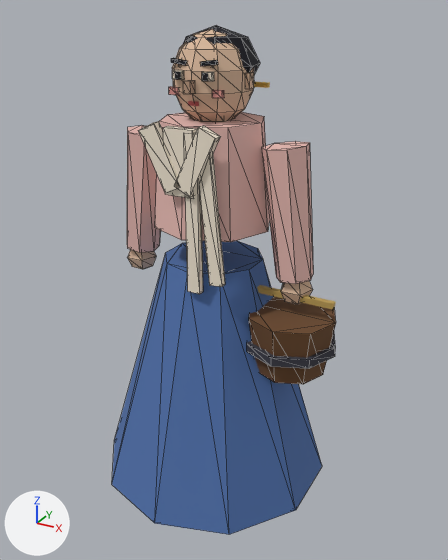
The glTF model unity/Assets/Resources/Models/Npc/npc_N107.glb: old version first, new version second.
One viewpoint serves both versions: a 50 mm camera at (0.918, -1.602, 1.654) aimed at (0.027, 0.019, 0.844). Arrows for +X, +Y and +Z are at lower left; the lights stay in place. The older version comes first. Mesh edges are drawn as thin lines on the coarser meshes. Vertices at exactly the same position are counted once.

Objects in the first picture: 'npc_N107_part0', 'npc_N107_part1', 'npc_N107_part10', 'npc_N107_part11', 'npc_N107_part2', 'npc_N107_part3', 'npc_N107_part5' and 6 more.
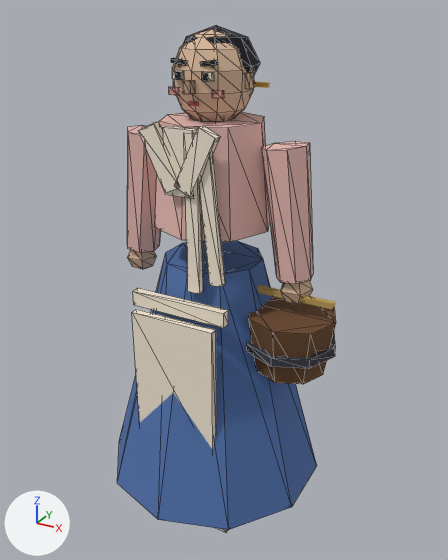
Boxes [x1, y1, x2, y2] around the edits, measured in the pictures (448 x 560 px; the box of a moved part takes in the faces that stretch with it):
```json
{"object": "npc_N107_part0", "change": "reshaped", "before": [112, 241, 322, 534], "after": [117, 241, 317, 530]}
{"object": "npc_N107_part1", "change": "reshaped", "before": [139, 70, 225, 294], "after": [132, 70, 228, 532]}
{"part": 1, "of": "me_npc_n107_0", "change": "moved or reshaped", "before": [112, 257, 322, 534], "after": [117, 257, 317, 530]}
{"part": 2, "of": "me_npc_n107_1", "change": "added", "after": [132, 309, 216, 450], "on screen": "pale yellow"}
{"part": 3, "of": "me_npc_n107_1", "change": "added", "after": [133, 288, 228, 328], "on screen": "pale yellow"}
```

Edits to the scene script, one JSON object a line:
```json
{"block": "me_npc_n107_0", "where": "# used by ob_npc_n107_part0; location = (0.0, 0.0, 0.0)"}
{"op": "remove", "block": "me_npc_n107_0", "code": "me_npc_n107_0.from_pydata(...)  # 20 vertices, 36 faces; spans x -0.371..0.371, y -0.391..0.391, z 0.149..0.93"}
{"op": "add", "block": "me_npc_n107_0", "code": "me_npc_n107_0.from_pydata(...)  # 20 vertices, 36 faces; spans x -0.354..0.354, y -0.372..0.372, z 0.149..0.93"}
{"block": "me_npc_n107_0", "change": "me_npc_n107_0 part 1: all 10 vertices in x -0.371..0.371, y -0.391..0.391, z 0.149 are scaled about their middle by (0.952, 0.952, 1)"}
{"block": "me_npc_n107_1", "where": "# used by ob_npc_n107_part1; location = (0.0, 0.0, 0.0)"}
{"op": "remove", "block": "me_npc_n107_1", "code": "me_npc_n107_1.from_pydata(...)  # 72 vertices, 108 faces; spans x -0.149..0.149, y -0.2..0.037, z 0.0..1.497"}
{"op": "add", "block": "me_npc_n107_1", "code": "me_npc_n107_1.from_pydata(...)  # 88 vertices, 132 faces; spans x -0.158..0.158, y -0.258..0.037, z 0.0..1.497"}
{"block": "me_npc_n107_1", "change": "me_npc_n107_1 part 2: a new loose piece, a box spanning x -0.14..0.14, y -0.258..-0.235, z 0.344..0.809, in mat_m_hanji (pale yellow #f3e8d4)"}
{"block": "me_npc_n107_1", "change": "me_npc_n107_1 part 3: a new loose piece, a box spanning x -0.158..0.158, y -0.223..-0.195, z 0.814..0.86, in mat_m_hanji (pale yellow #f3e8d4)"}
```
